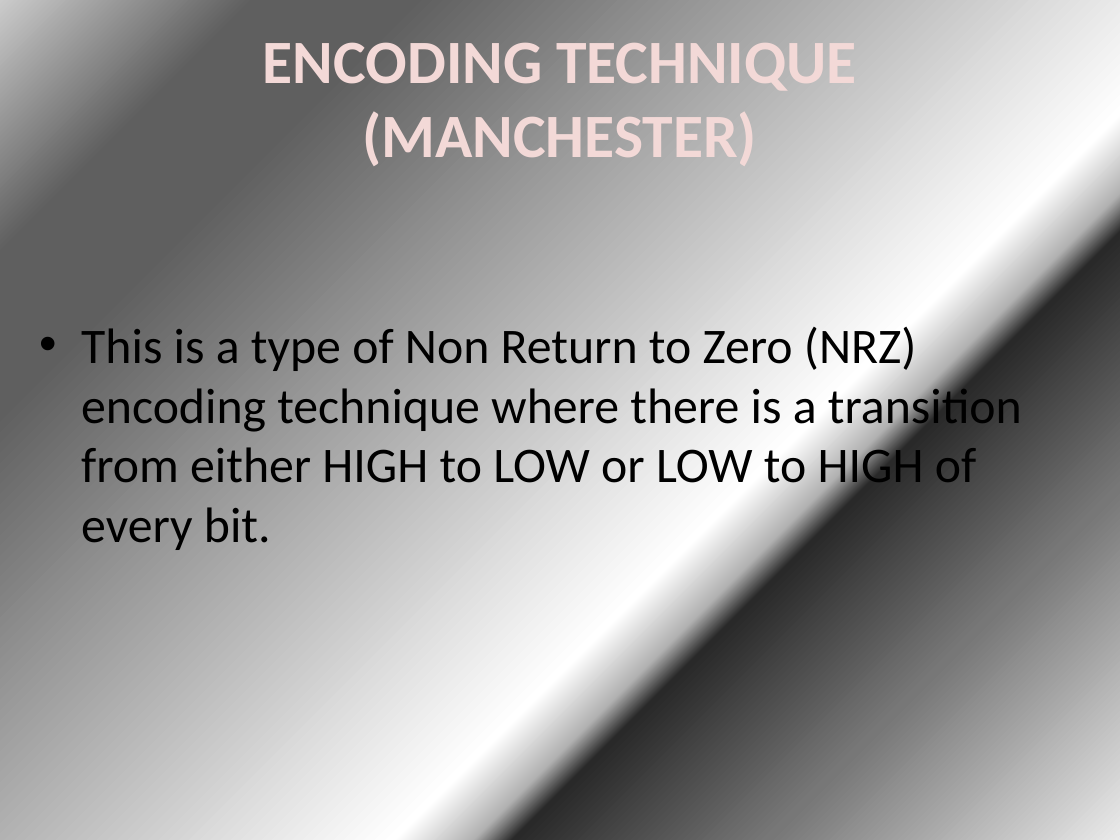
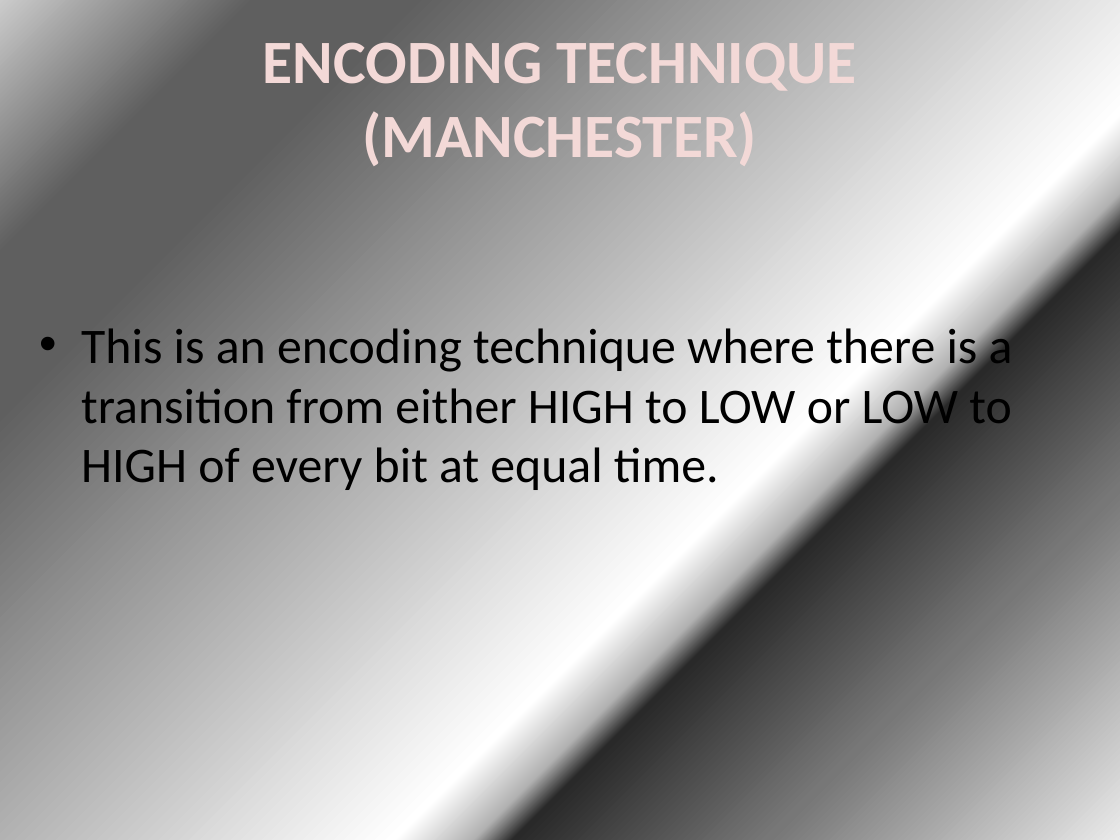
Before and after one commit to franko4don/finalyear, a slide deck: slide 8 of seminar power point.pptx. Drawn at 1120x840 pixels with LibreOffice and Linux fonts; fonts in the diff are those of the drawing. Boxes give left, top, right and bottom in pixels: in the first picture for what was removed or moved away, otherwise in the second. Text is boxed around its words. In the diff, an @@ line names an element or a change of style, - is before the commit and + after.

```diff
--- a/seminar power point.pptx
+++ b/seminar power point.pptx
@@ text at (81,322,1013,490): text changed @@
-• This is a type of Non Return to Zero (NRZ) encoding technique where there is a transition from either HIGH to LOW or LOW to HIGH of every bit.
+• This is an encoding technique where there is a transition from either HIGH to LOW or LOW to HIGH of every bit at equal time.
```
Also in this commit, not shown: 2 other slides changed, 2 slides added, 6 other files.
